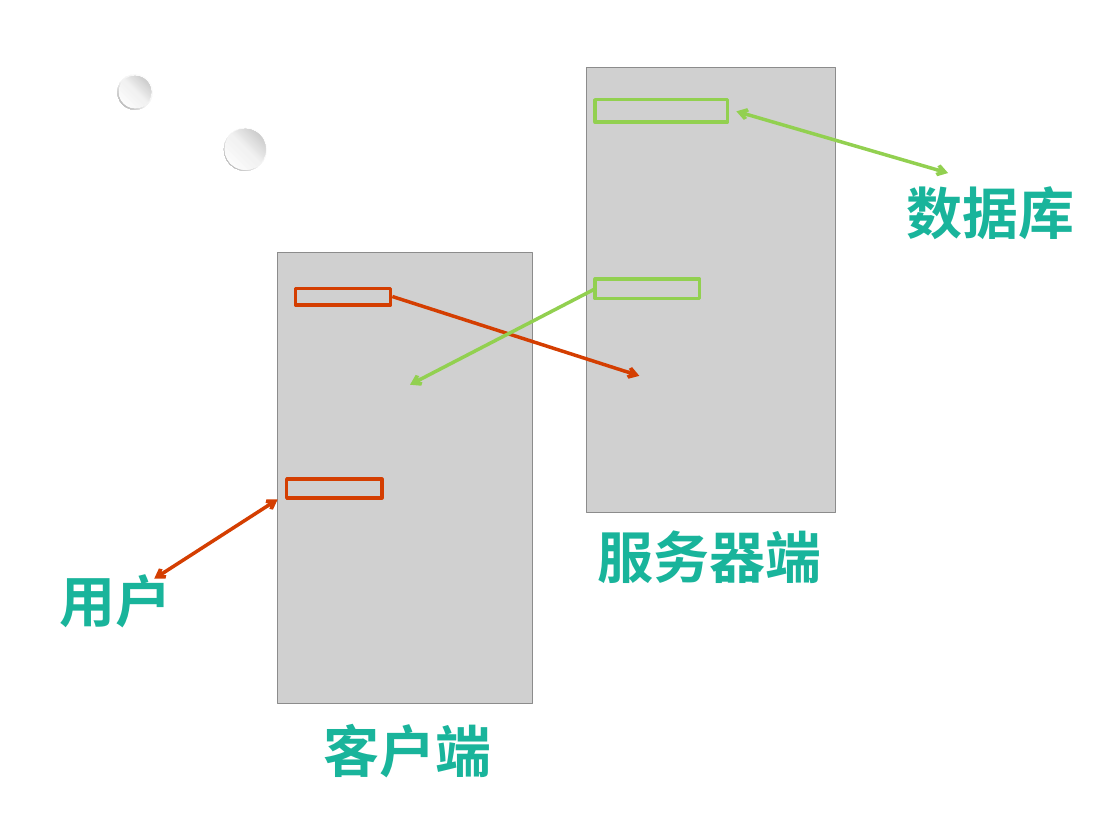
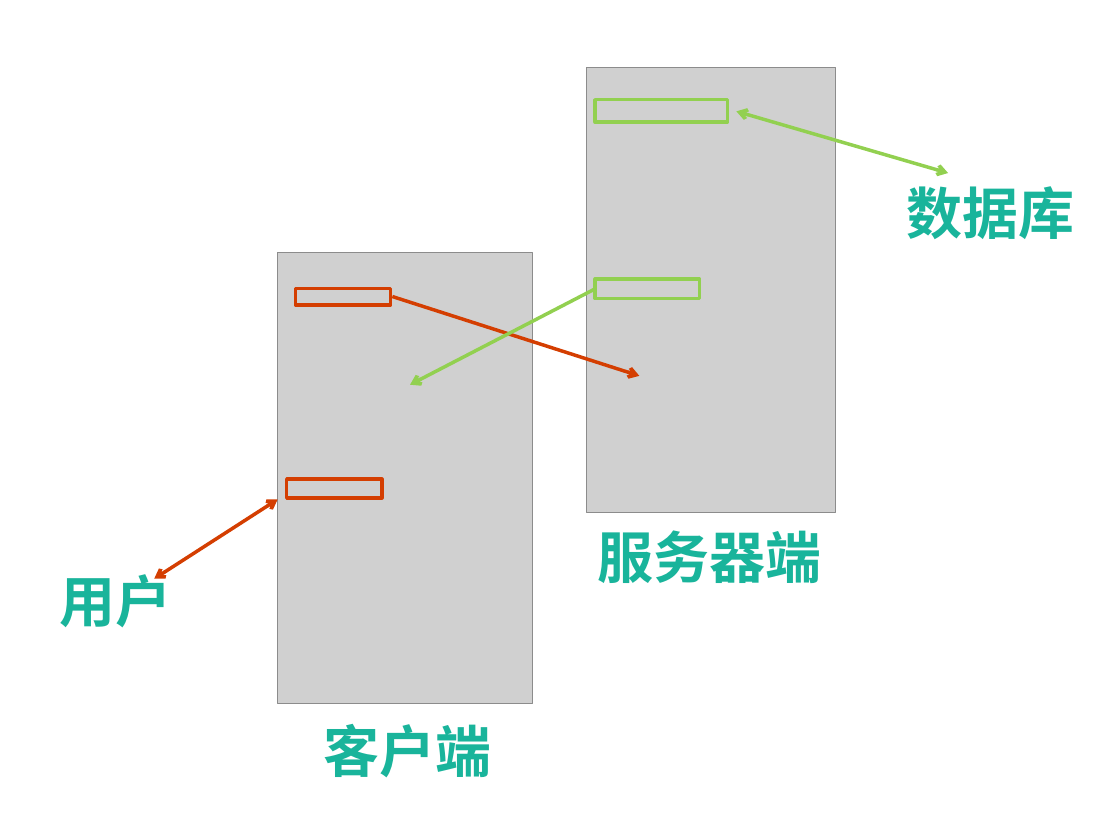
Before and after one commit to fujie-xiyou/chat_room, a slide deck: slide 5 of 聊天室.pptx. Drawn at 1120x840 pixels with LibreOffice and Linux fonts; fonts in the diff are those of the drawing; grey boxes stand for pictures. Boxes give left, top, right and bottom in pixels: in the first picture for what was removed or moved away, otherwise in the second. Text is boxed around its words. In the diff, an @@ line names an element or a change of style, - is before the commit and + after.

```diff
--- a/聊天室.pptx
+++ b/聊天室.pptx
@@ donut removed at [118, 75, 152, 110] @@
@@ ellipse removed at [119, 76, 151, 109] @@
@@ donut removed at [224, 128, 267, 170] @@
@@ ellipse removed at [225, 129, 267, 170] @@
```
Also in this commit, not shown: 2 other slides changed.
